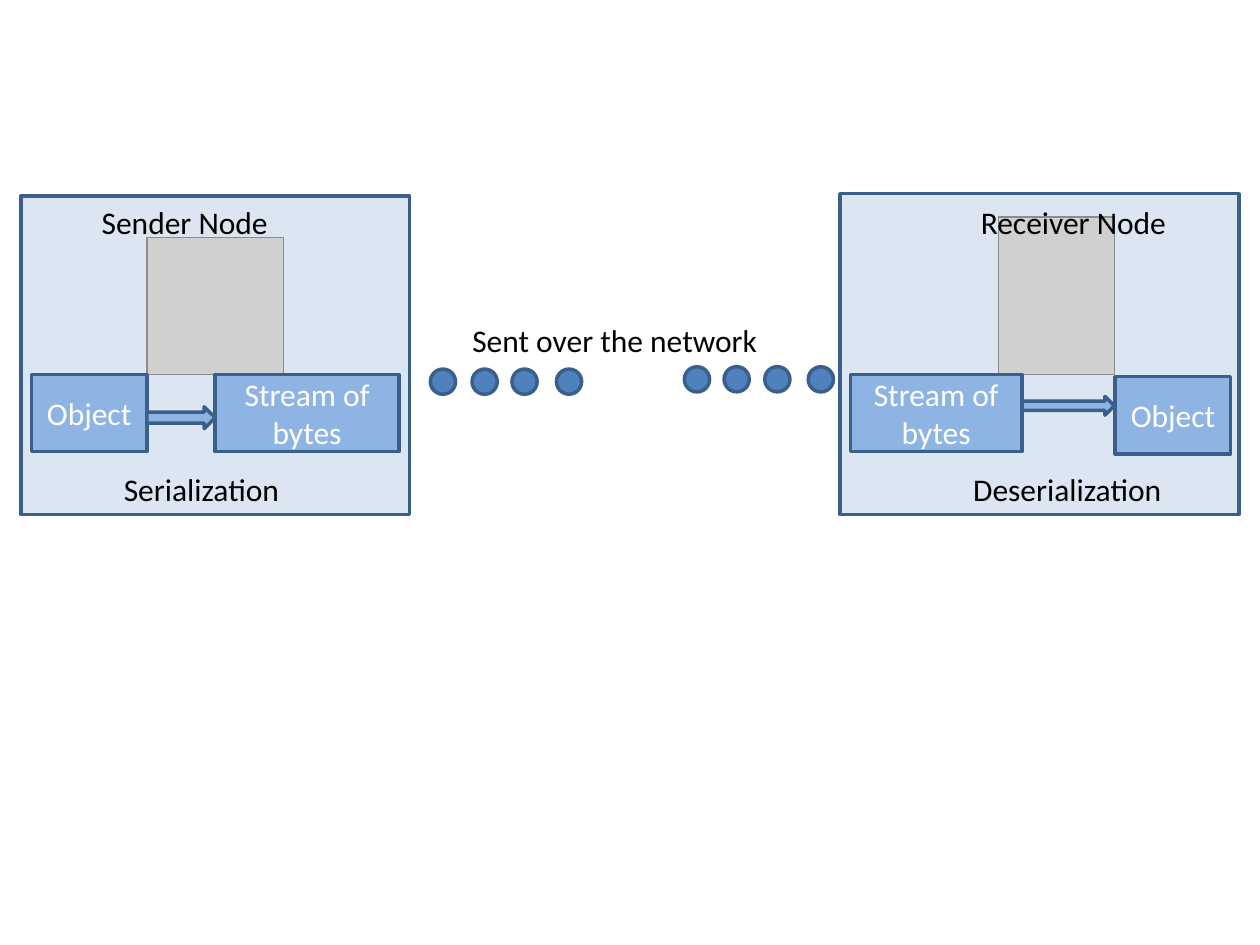
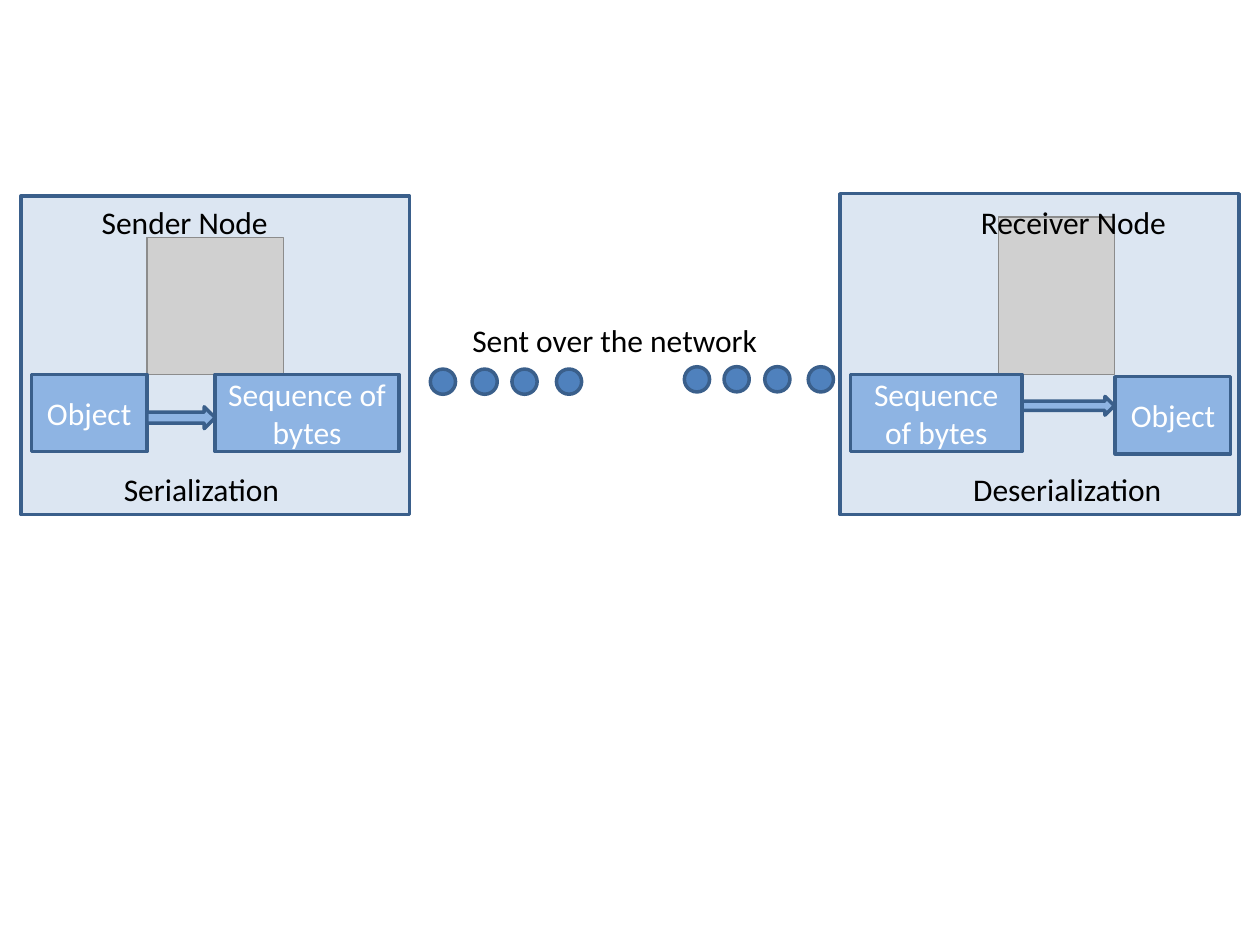
Before and after one commit to bsuman/ThesisDocumentation, a slide deck: slide 23 of pictures.pptx. Drawn at 1260x945 pixels with LibreOffice and Linux fonts; fonts in the diff are those of the drawing; grey boxes stand for pictures. Boxes give left, top, right and bottom in pixels: in the first picture for what was removed or moved away, otherwise in the second. Text is boxed around its words. In the diff, an @@ line names an element or a change of style, - is before the commit and + after.

```diff
--- a/pictures.pptx
+++ b/pictures.pptx
@@ text in rectangle at [228, 384, 386, 451]: text changed @@
-Stream of bytes
+Sequence of bytes
@@ text in rectangle at [874, 385, 998, 451]: text changed @@
-Stream of bytes
+Sequence of bytes
```
Also in this commit, not shown: 3 other slides changed, 5 other files.
